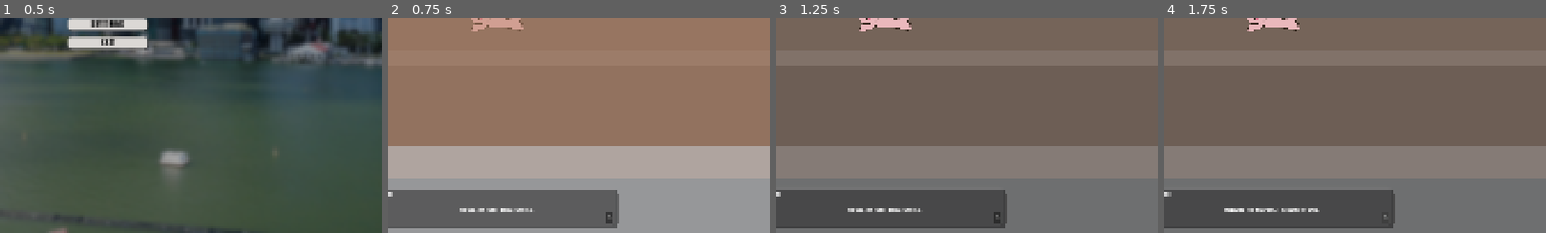
Above: before the commit, frames 1-4 (left to right).
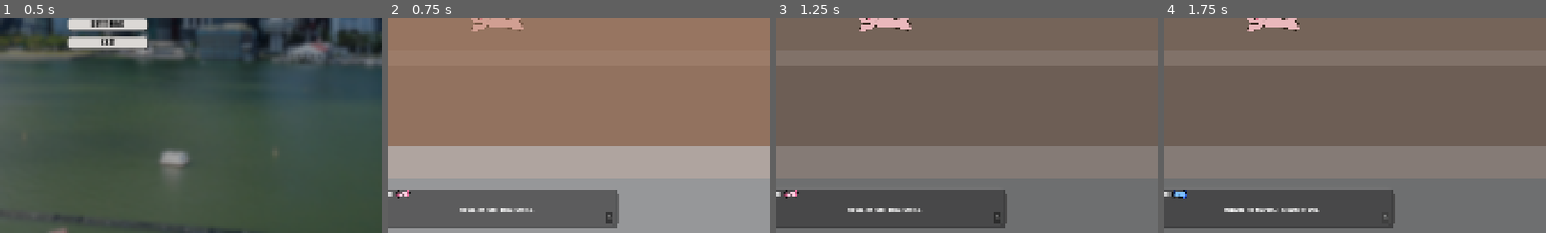
Above: after the commit, the same moments.

Repository: Glitch752/mimiDelivery
Game: Godot game, scene res://scenes/Menu.tscn
Two runs of this game, one before a commit and one after it. Both use one fixed random seed, a clock stepped at 60 frames per second and the inputs below.
Inputs:
- Up to frame 1 (0.5 s): no input
- Up to frame 2 (0.75 s): click "Play" at 0.5 s
- Up to frame 3 (1.25 s): no input
- Up to frame 4 (1.75 s): click "^" at 1.25 s
The pictures show only the part of the screen within x 36-86%, y 50-100%; the shares and areas given below are measured in that part.

Frame 1 is identical in both runs. In frame 2, less than 0.1% of the frame differs, in the area x 2-6%, y 80-84%; in frame 3, 0.1%; in frame 4, 0.1%.

Commit message:
Added icons to dialogue

Diff:
--- a/scenes/intro.tscn
+++ b/scenes/intro.tscn
@@ -3,6 +3,8 @@
 [ext_resource type="Script" uid="uid://behesbyjhese8" path="res://scripts/intro.gd" id="1_ioskq"]
 [ext_resource type="Resource" uid="uid://ddf7fcxvrcfa8" path="res://dialogues/hello_dialogue.tres" id="2_yjqpq"]
 [ext_resource type="FontFile" uid="uid://dxoh6dv0ovod5" path="res://fonts/Resoft.ttf" id="3_4bx60"]
+[ext_resource type="Texture2D" uid="uid://ckd3mu10naw8y" path="res://art/mimiicon-1.png.png" id="4_wfs7u"]
+[ext_resource type="Texture2D" uid="uid://cy6tl0bpm0dcd" path="res://art/Mimo-1.png.png" id="5_es01l"]
 
 [sub_resource type="StyleBoxFlat" id="StyleBoxFlat_4bx60"]
 bg_color = Color(0.6, 0.6, 0.6, 0.101960786)
@@ -87,3 +89,19 @@
 grow_horizontal = 0
 grow_vertical = 0
 text = "^"
+
+[node name="mimiHead" type="TextureRect" parent="Panel" unique_id=2001626172]
+visible = false
+layout_mode = 0
+offset_left = 46.0
+offset_right = 86.0
+offset_bottom = 40.0
+texture = ExtResource("4_wfs7u")
+
+[node name="mimoHead" type="TextureRect" parent="Panel" unique_id=2065152113]
+visible = false
+layout_mode = 0
+offset_left = 48.0
+offset_right = 88.0
+offset_bottom = 40.0
+texture = ExtResource("5_es01l")
--- a/scripts/intro.gd
+++ b/scripts/intro.gd
@@ -35,7 +35,12 @@
 func _display_dialogue() -> void:
     speaker_label.text = current_dialogue.speaker
     speach_label.text = current_dialogue.speach
-
+    if speaker_label.text == "Mimi":
+        $Panel/mimiHead.visible = true
+        $Panel/mimoHead.visible = false
+    if speaker_label.text == "Mimo":
+        $Panel/mimiHead.visible = false
+        $Panel/mimoHead.visible = true
     tasks_arrow.hide()
     time_arrow.hide()
 
Binary file added: art/Mimo-1.png.png
Not shown, added: art/Mimo-1.png.png.import
